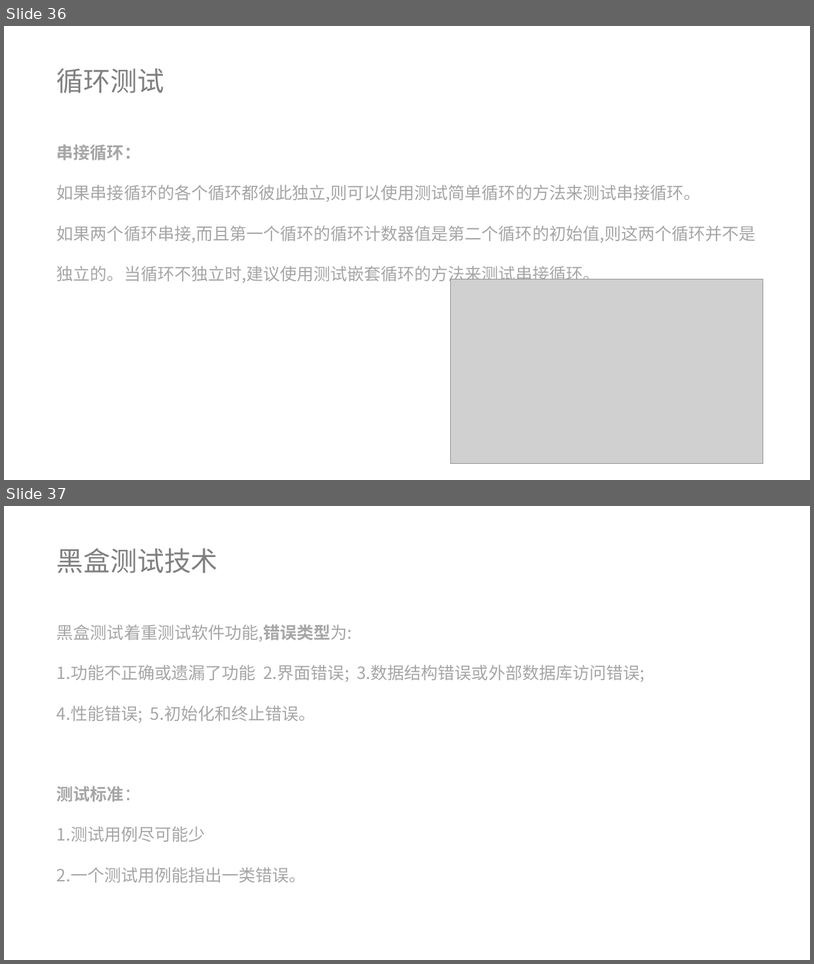
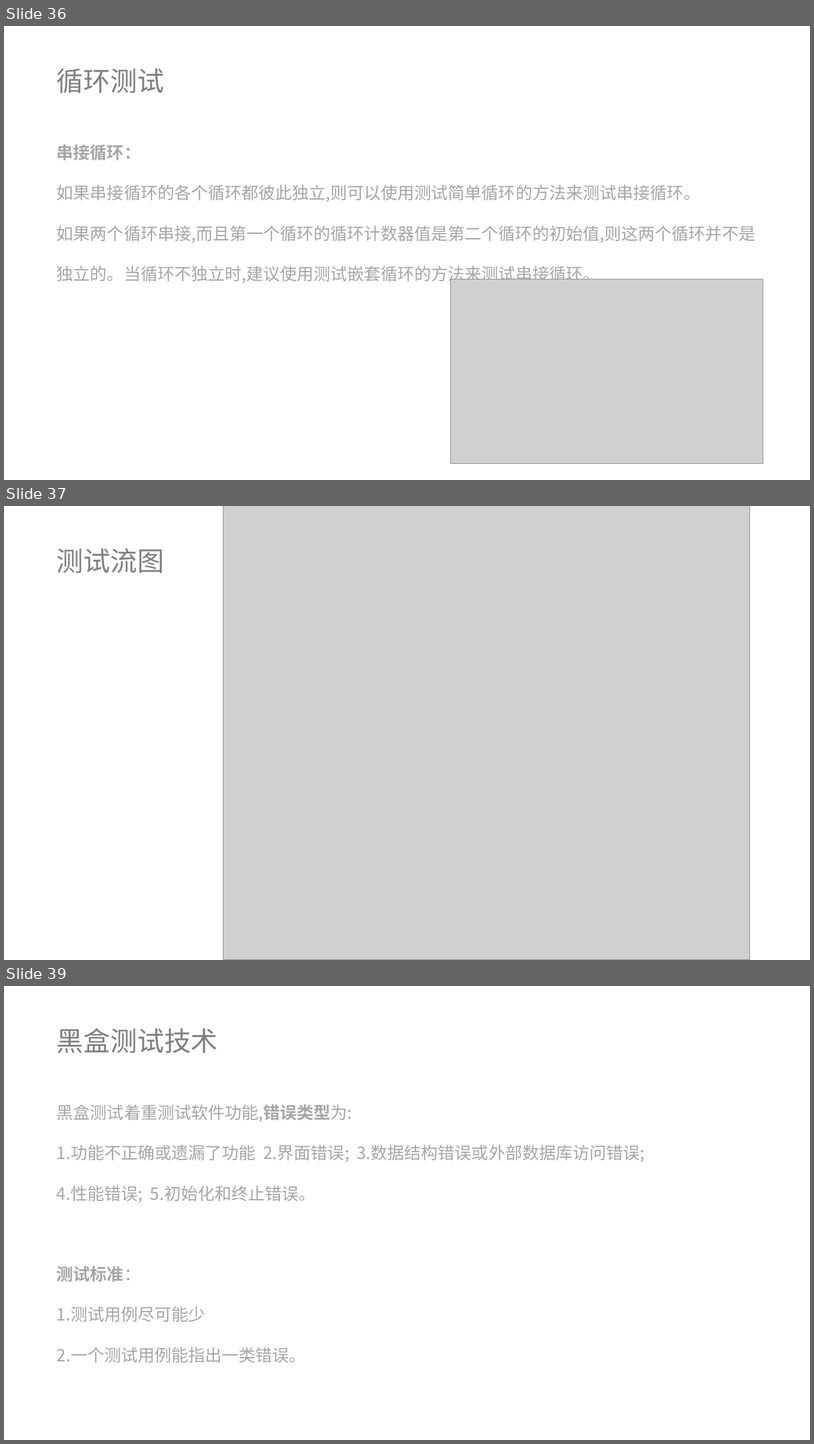
Before and after one commit to lenovo-wu/G11ZUCC, a slide deck: 翻转课堂G11.pptx. Shown one above the other, each under a label of ours: slides 36 and 37 before the commit, slides 36, 37 and 39 after it; the slides between them are not shown. The pictures are 814x964 and 814x1444 pixels, drawn with LibreOffice and Linux fonts; fonts in the diff are those of the drawing; grey boxes stand for pictures. Boxes give left, top, right and bottom in pixels: in the first picture for what was removed or moved away, otherwise in the second. Text is boxed around its words. In the diff, an @@ line names an element or a change of style, - is before the commit and + after.

```diff
--- a/翻转课堂G11.pptx
+++ b/翻转课堂G11.pptx
@@ slide 37 added at (4, 506, 810, 960), background #FFFFFF @@
@@ picture added at (224, 506, 750, 960) @@
@@ text added at (57, 548, 164, 573), 32 pt, text #808080 @@
+测试流图
@@ what was slide 37 is now slide 39 @@
```
Also in this commit, not shown: 6 slides changed, 1 other slide added.
